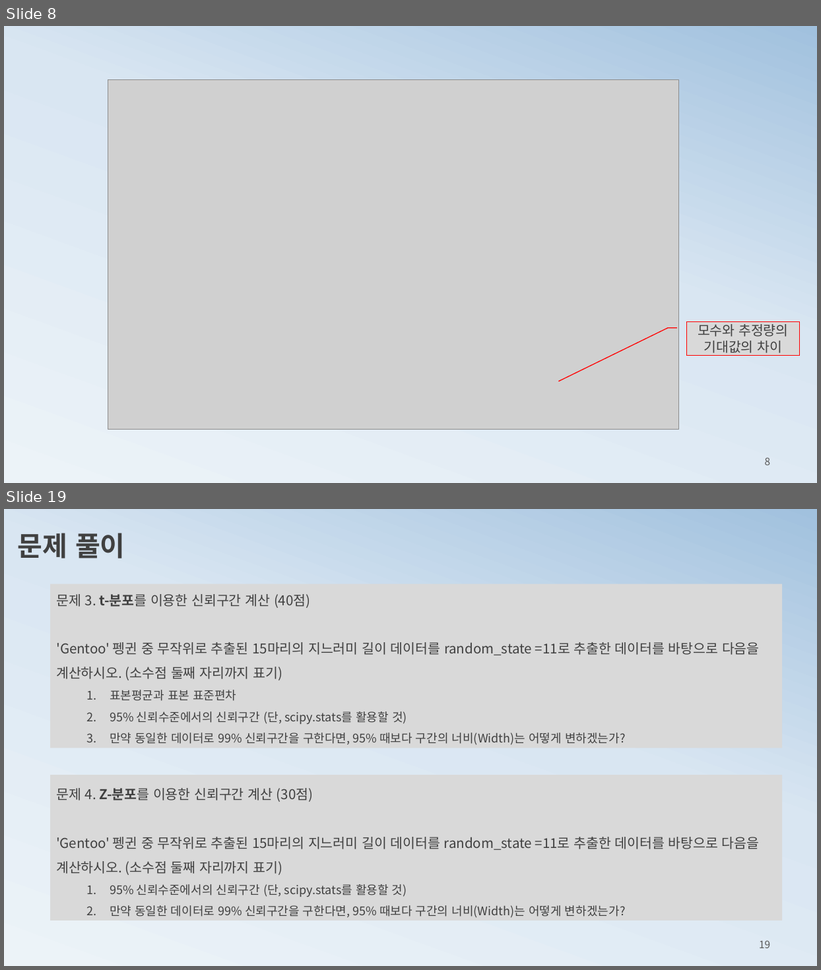
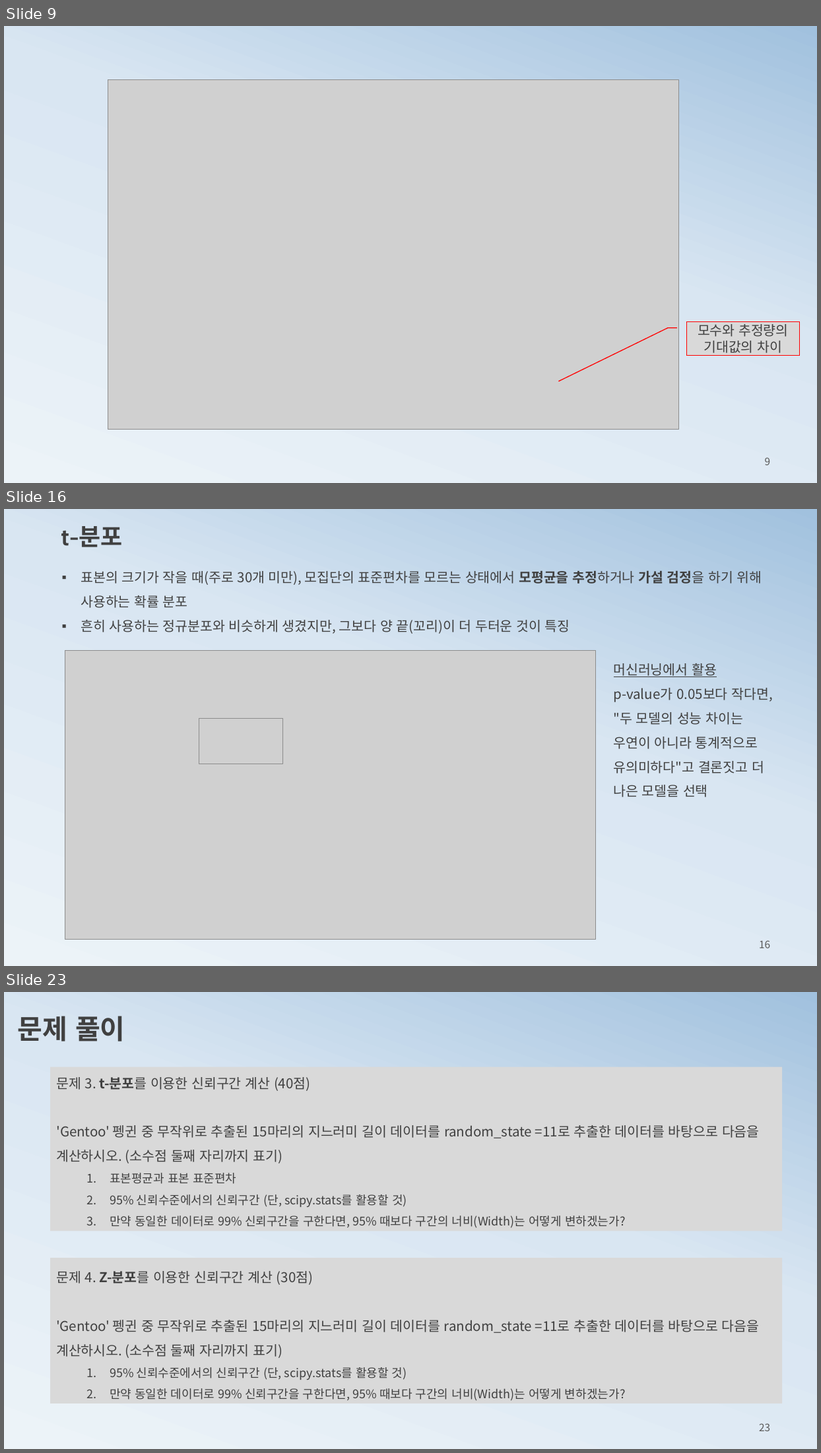
Before and after one commit to ancestor9/mathematics-for-machine-learning, a slide deck: 4_Estimation.pptx. Shown one above the other, each under a label of ours: slides 8 and 19 before the commit, slides 9, 16 and 23 after it; the slides between them are not shown. The pictures are 821x970 and 821x1453 pixels, drawn with LibreOffice and Linux fonts; fonts in the diff are those of the drawing; grey boxes stand for pictures. Boxes give left, top, right and bottom in pixels: in the first picture for what was removed or moved away, otherwise in the second. Text is boxed around its words. In the diff, an @@ line names an element or a change of style, - is before the commit and + after.

```diff
--- a/4_Estimation.pptx
+++ b/4_Estimation.pptx
@@ slide 16 added at (x1=4, y1=509, x2=817, y2=966), background gradient #ECF3F8 to #D9E6F2 to #A1C1DE @@
@@ text added at (x1=61, y1=526, x2=122, y2=547), 28 pt, text #404040, bold @@
+t-분포
@@ text added at (x1=81, y1=571, x2=762, y2=634), 16 pt, text #404040 @@
+▪ 표본의 크기가 작을 때(주로 30개 미만), 모집단의 표준편차를 모르는 상태에서 모평균을 추정하거나 가설 검정을 하기 위해 사용하는 확률 분포
+▪ 흔히 사용하는 정규분포와 비슷하게 생겼지만, 그보다 양 끝(꼬리)이 더 두터운 것이 특징
@@ picture added at (x1=65, y1=650, x2=595, y2=940) @@
@@ text added at (x1=614, y1=663, x2=772, y2=797), 16 pt, text #404040 @@
+머신러닝에서 활용
+p-value가 0.05보다 작다면, "두 모델의 성능 차이는 우연이 아니라 통계적으로 유의미하다"고 결론짓고 더 나은 모델을 선택
@@ picture added at (x1=199, y1=719, x2=283, y2=764) @@
@@ page number added at (x1=759, y1=941, x2=770, y2=949), 12 pt, text #595959 @@
+16
@@ what was slide 8 is now slide 9 @@
@@ page number at (x1=765, y1=458, x2=771, y2=466): text changed @@
-8
+9
@@ what was slide 19 is now slide 23 @@
@@ page number at (x1=759, y1=1424, x2=770, y2=1432): text changed @@
-19
+23
```
Also in this commit, not shown: 9 slides changed, 10 other slides added, 7 slides removed.
